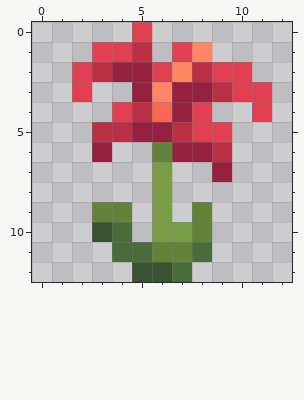
Edited in one commit: pixel-art sprite (team-biscuit.png). The first picture shows the starting point.
The file is 130x130 pixels, drawn in blocks of 10x10; one block is one cell here.
Once edited:
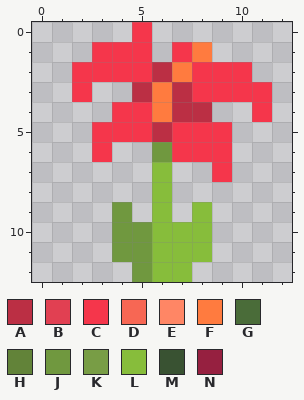
Palette (. is transparent): A #bb2f44  B #e14052  C #f5364b  D #f76754  E #ff8665  F #ff7b3f  G #4a6c39  H #628339  J #70983f  K #789d45  L #87bd3b  M #395232  N #962040
Difference:
Changed rows in their new state; - is an unchanged pixel.
first column x 2:
 0 ---C------
 1 -CCC-CF---
 2 CCCCAFCCC-
 3 C--AFACCCC
 4 --CCFAA--C
 5 -CCCACCC--
 6 -C--JCCC--
 7 ----L--C--
 8 ----L-----
 9 -.J-L-L---
10 -.JJLLL---
11 --JJLLL---
12 ---JLL----
Changed places in both pictures, as pixel boxes (x1, y1, x2, y2):
changed: (72, 22, 272, 282)
